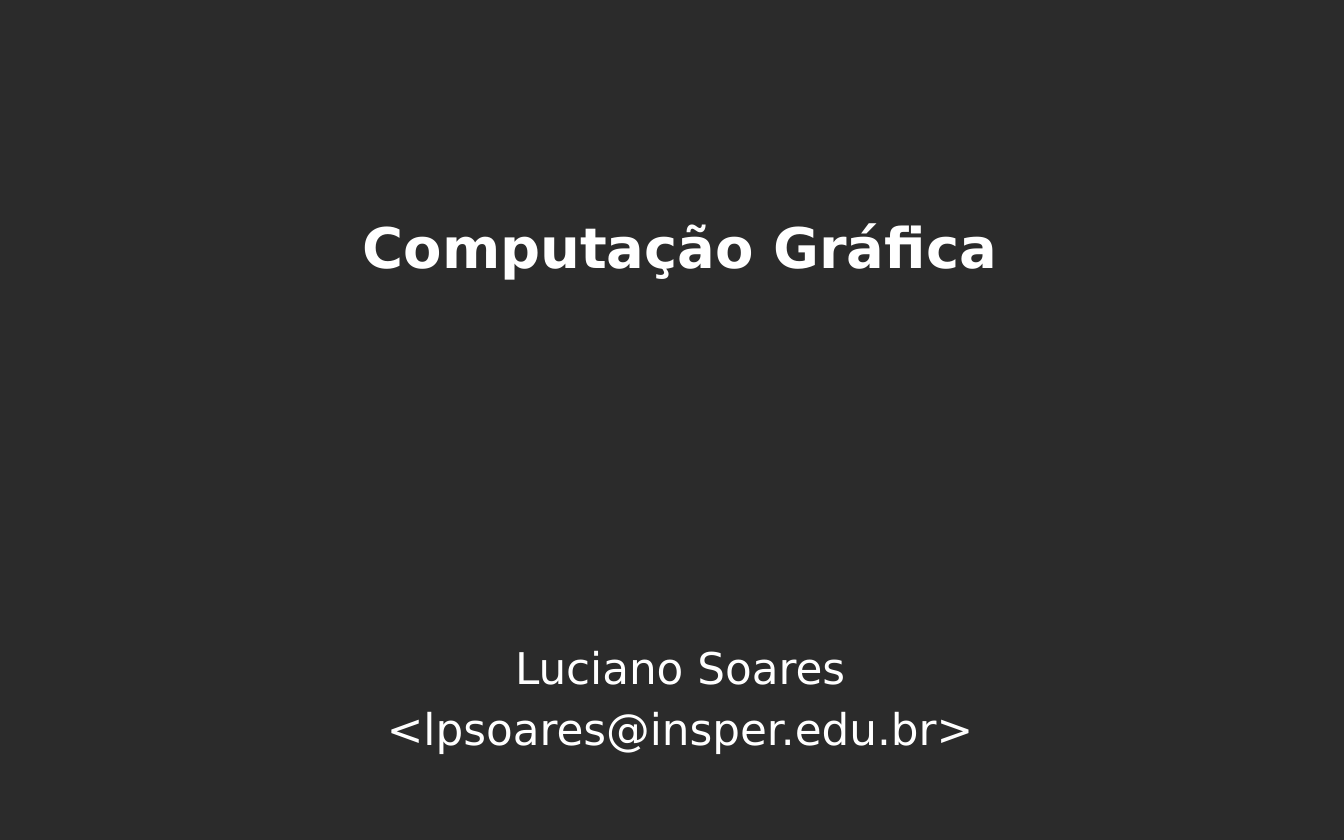
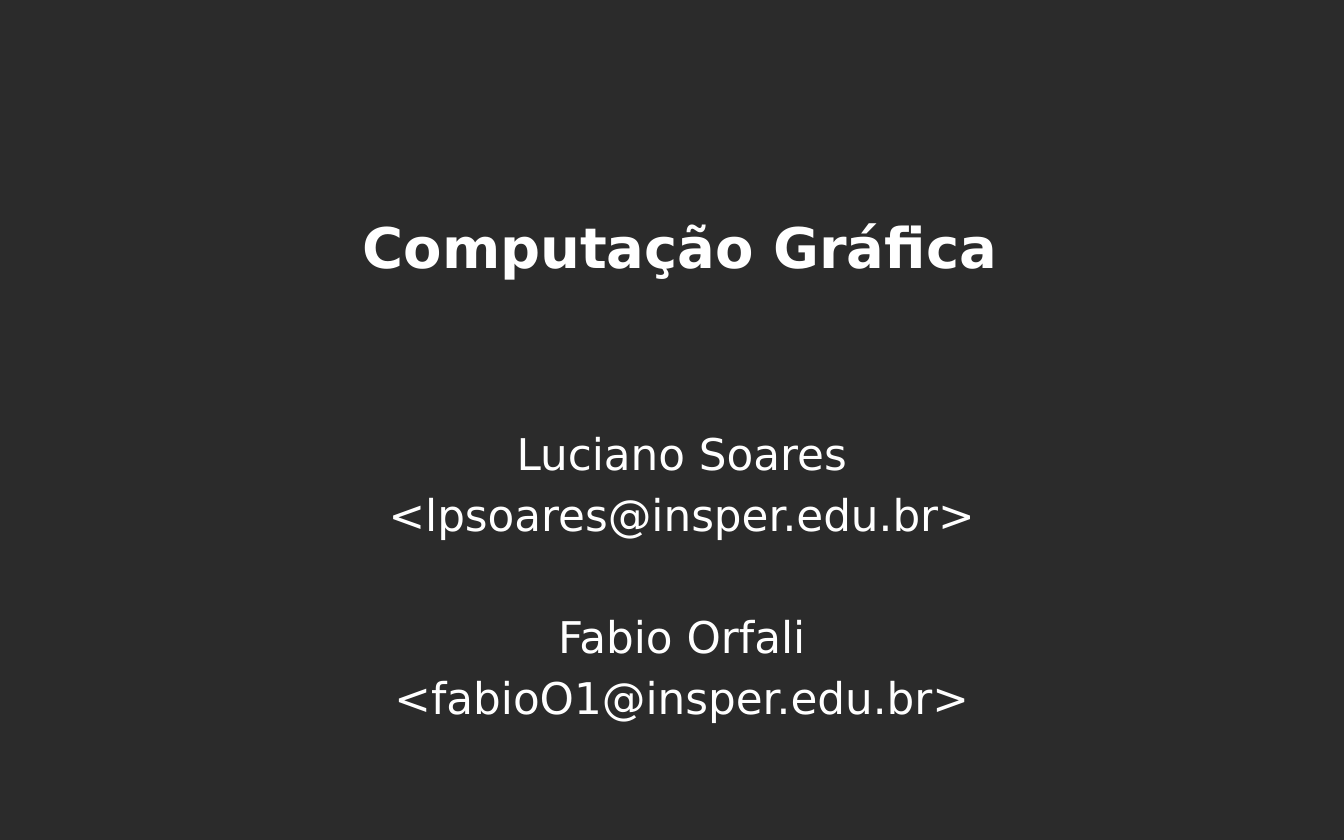
Before and after one commit to lpsoares/ComputacaoGrafica, a slide deck: slide 17 of content/aulas/16-revisao4/aula16_revisao4.pptx (slide 14 before the commit). Drawn at 1344x840 pixels with LibreOffice and Linux fonts; fonts in the diff are those of the drawing; background and template pictures are left out; a plain dark background stands for a picture behind light text. Boxes give left, top, right and bottom in pixels: in the first picture for what was removed or moved away, otherwise in the second. Text is boxed around its words. In the diff, an @@ line names an element or a change of style, - is before the commit and + after.

```diff
--- a/content/aulas/16-revisao4/aula16_revisao4.pptx
+++ b/content/aulas/16-revisao4/aula16_revisao4.pptx
@@ text "Luciano Soares": place and size @@
-text "Luciano Soares" at bbox=[387, 650, 973, 754]
+text "Luciano Soares" at bbox=[389, 436, 975, 723]
@@ text at bbox=[394, 619, 968, 723]: paragraphs added @@
+Fabio Orfali
+<fabioO1@insper.edu.br>
```
Also in this commit, not shown: 5 other slides changed, 3 slides added, 1 other file.
